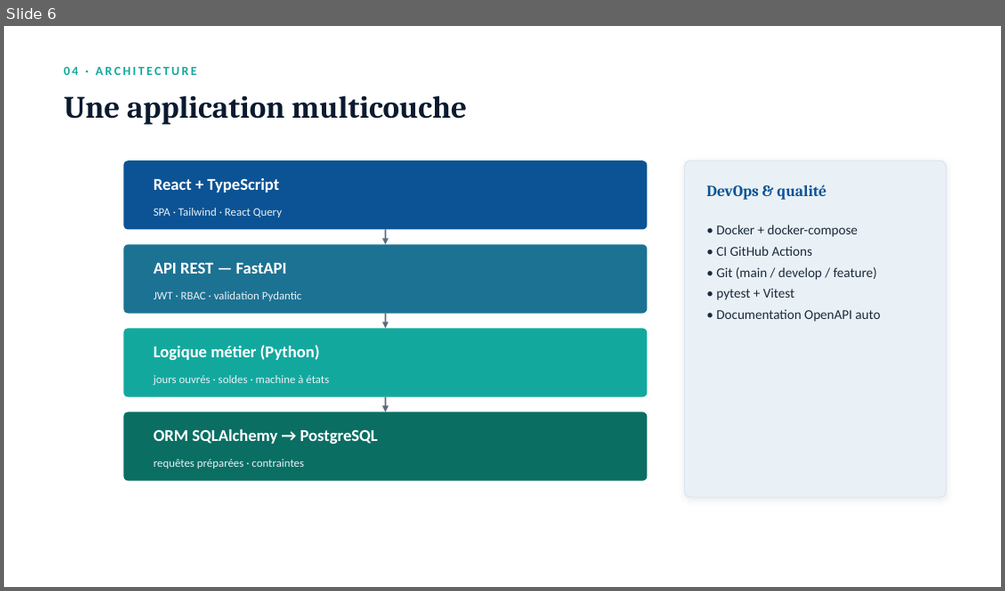
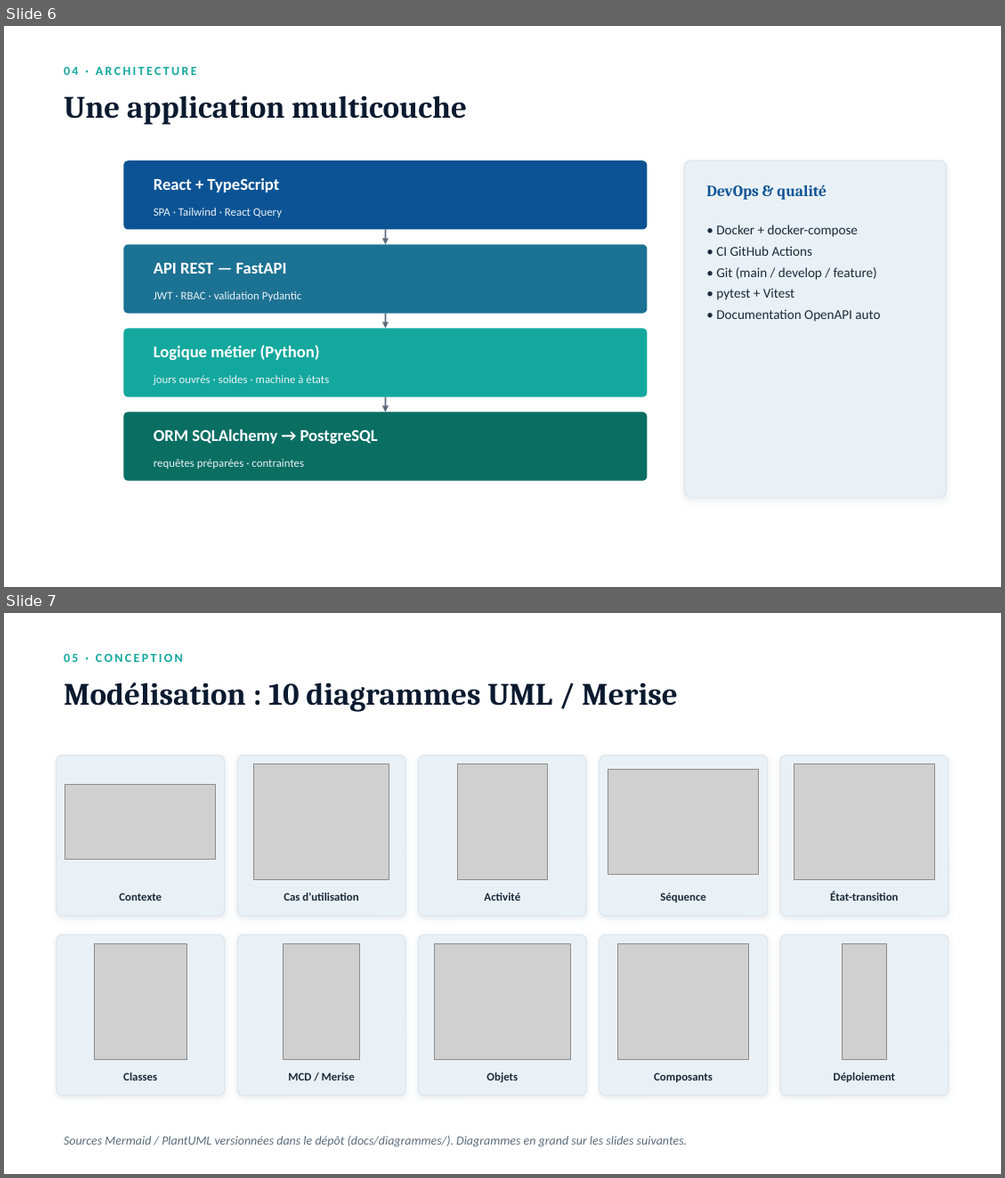
Before and after one commit to glo007/congesflow, a slide deck: livrables/Presentation_Soutenance_CongesFlow.pptx. Shown one above the other, each under a label of ours: slide 6 before the commit, slides 6 and 7 after it. The pictures are 1005x591 and 1005x1178 pixels, drawn with LibreOffice and Linux fonts; fonts in the diff are those of the drawing; grey boxes stand for pictures. Boxes give left, top, right and bottom in pixels: in the first picture for what was removed or moved away, otherwise in the second. Text is boxed around its words. In the diff, an @@ line names an element or a change of style, - is before the commit and + after.

Commit message:
Enrichit les livrables : diagrammes rendus en PNG et dossiers détaillés
- Rendu des 10 diagrammes UML/Merise en PNG (docs/diagrammes/render.py
  via mermaid.ink et plantuml.com) dans docs/diagrammes/images/.
- Mémoire (Dossier Projet) fortement étoffé (~1060 paragraphes) :
  cas d'utilisation détaillés, dictionnaire de données, normalisation,
  endpoints API, mapping OWASP Top 10, gestion de projet agile,
  plan de tests, veille, glossaire, extraits de code et diagrammes intégrés.
- Dossier Professionnel enrichi (code + diagrammes par activité-type).
- PowerPoint : ajout de slides de diagrammes (19 slides).
- Nouveau document de présentation du projet pour l'encadrant.

```diff
--- a/livrables/Presentation_Soutenance_CongesFlow.pptx
+++ b/livrables/Presentation_Soutenance_CongesFlow.pptx
@@ slide 7 added at (4,613,1001,1174), background #FFFFFF @@
@@ text added at (64,654,183,662), 12 pt, text #13A89E, bold @@
+05 · CONCEPTION
@@ text added at (64,682,678,712), 30 pt, text #0A1A2F, bold @@
+Modélisation : 10 diagrammes UML / Merise
@@ rounded rectangle added at (57,755,225,916), fill #EAF1F6, outline #DCE6EE 1 pt @@
@@ rounded rectangle added at (237,755,405,916), fill #EAF1F6, outline #DCE6EE 1 pt @@
@@ picture added at (254,764,389,880) @@
@@ rounded rectangle added at (418,755,587,916), fill #EAF1F6, outline #DCE6EE 1 pt @@
@@ picture added at (457,764,547,880) @@
@@ rounded rectangle added at (599,755,768,916), fill #EAF1F6, outline #DCE6EE 1 pt @@
@@ picture added at (608,770,759,875) @@
@@ rounded rectangle added at (780,755,948,916), fill #EAF1F6, outline #DCE6EE 1 pt @@
@@ picture added at (793,764,935,880) @@
@@ picture added at (65,784,216,859) @@
@@ text added at (119,892,162,900), 11 pt, text #1B2A3A, bold @@
+Contexte
@@ text added at (283,892,358,900), 11 pt, text #1B2A3A, bold @@
+Cas d'utilisation
@@ text added at (484,892,520,900), 11 pt, text #1B2A3A, bold @@
+Activité
@@ text added at (660,892,706,902), 11 pt, text #1B2A3A, bold @@
+Séquence
@@ text added at (830,892,898,900), 11 pt, text #1B2A3A, bold @@
+État-transition
@@ rounded rectangle added at (57,934,225,1095), fill #EAF1F6, outline #DCE6EE 1 pt @@
@@ picture added at (94,943,187,1060) @@
@@ rounded rectangle added at (237,934,405,1095), fill #EAF1F6, outline #DCE6EE 1 pt @@
@@ picture added at (283,943,360,1060) @@
@@ rounded rectangle added at (418,934,587,1095), fill #EAF1F6, outline #DCE6EE 1 pt @@
@@ picture added at (435,943,570,1060) @@
@@ rounded rectangle added at (599,934,768,1095), fill #EAF1F6, outline #DCE6EE 1 pt @@
@@ picture added at (618,943,749,1060) @@
@@ rounded rectangle added at (780,934,948,1095), fill #EAF1F6, outline #DCE6EE 1 pt @@
@@ picture added at (842,943,886,1060) @@
@@ text added at (123,1072,157,1080), 11 pt, text #1B2A3A, bold @@
+Classes
@@ text added at (288,1072,355,1080), 11 pt, text #1B2A3A, bold @@
+MCD / Merise
@@ text added at (486,1072,518,1082), 11 pt, text #1B2A3A, bold @@
+Objets
@@ text added at (654,1072,712,1082), 11 pt, text #1B2A3A, bold @@
+Composants
@@ text added at (833,1072,895,1082), 11 pt, text #1B2A3A, bold @@
+Déploiement
@@ text added at (64,1135,687,1147), 12 pt, text #5B6B7B, italic @@
+Sources Mermaid / PlantUML versionnées dans le dépôt (docs/diagrammes/). Diagrammes en grand sur les slides suivantes.
```
Also in this commit, not shown: 1 slide changed, 4 other slides added, 20 other files.
